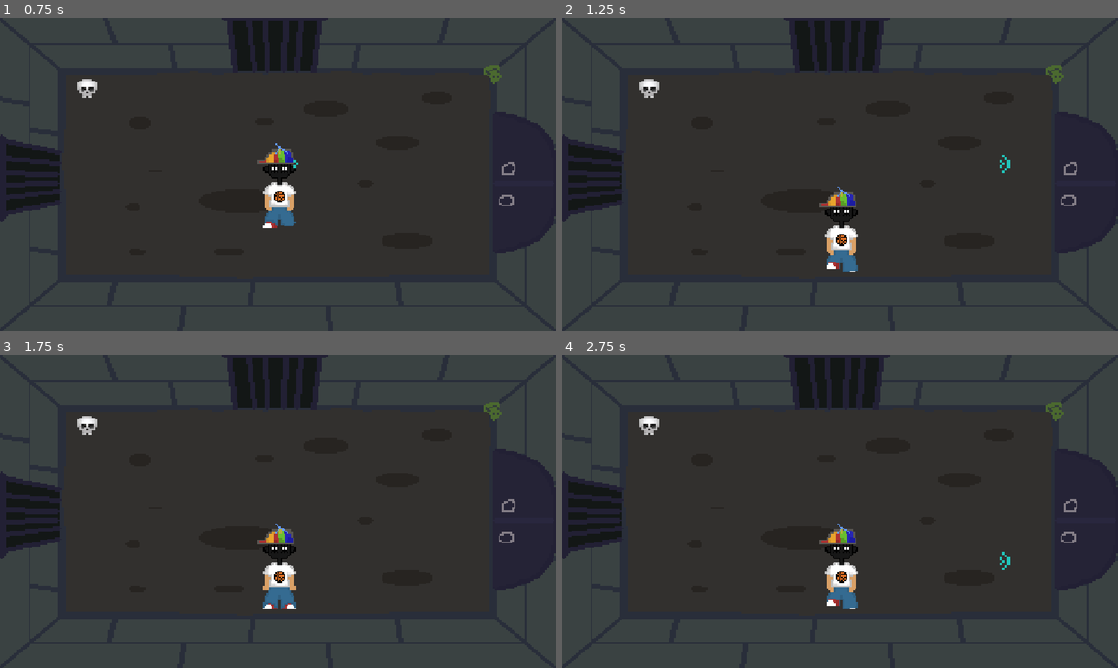
Above: before the commit, frames 1-4 (two rows, left to right).
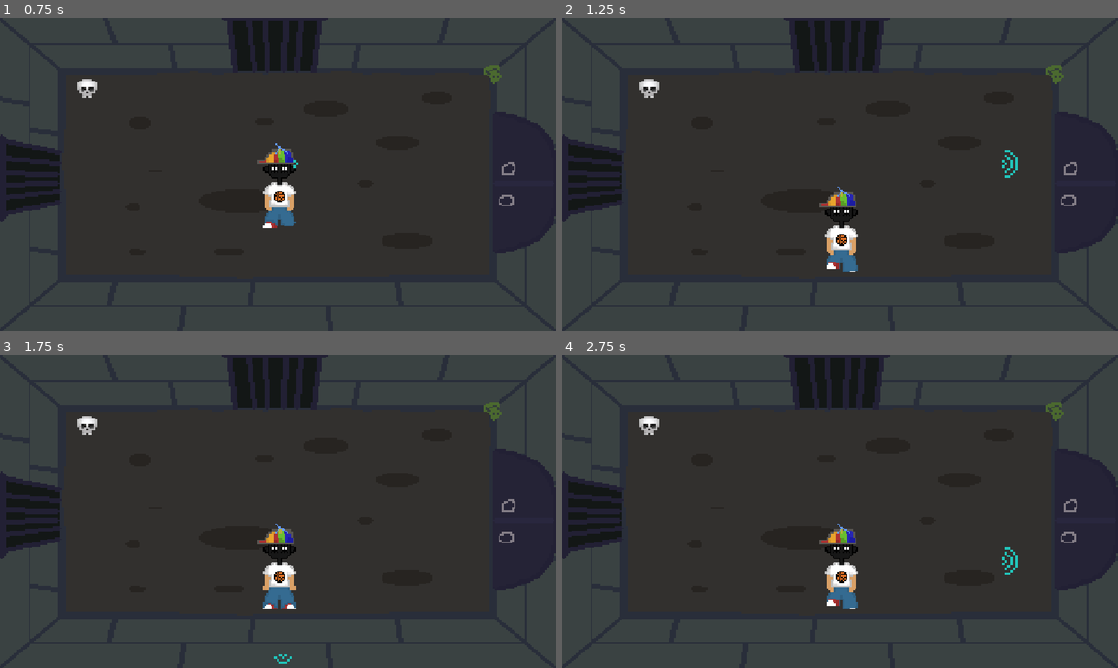
Above: after the commit, the same moments.

Repository: Skeleblob/BraveMathie
Game: Godot game, scene res://SpriteSheets/game/main.tscn
The game is run twice, just before and just after one commit, with the same random seed, the same clock (stepped at 60 frames per second) and the same inputs.
Inputs:
- Up to frame 1 (0.75 s): tap Enter at 0.5 s; hold Right (shoot_right) from 0.53 s (still down); hold S (walk_front) from 0.53 s (still down)
- Up to frame 2 (1.25 s): keep holding Right (shoot_right); keep holding S (walk_front)
- Up to frame 3 (1.75 s): release Right (shoot_right) at 1.28 s; release S (walk_front) at 1.28 s; hold Down (shoot_down) from 1.28 s (still down); tap S (walk_front) at 1.35 s
- Up to frame 4 (2.75 s): release Down (shoot_down) at 2.03 s; hold Right (shoot_right) from 2.03 s (still down); hold S (walk_front) from 2.03 s (still down)

Frame 1 is identical in both runs. In frame 2, 0.1% of the frame differs, in the area x 78-82%, y 42-52%; in frame 3, less than 0.1%; in frame 4, 0.1%.

Commit message:
fixed player not being able to shoot down
the title

Diff:
--- a/brave-mathie/SpriteSheets/game/Player.tscn
+++ b/brave-mathie/SpriteSheets/game/Player.tscn
@@ -281,7 +281,6 @@
 height = 24.0
 
 [node name="player" type="CharacterBody2D" unique_id=548740340]
-collision_layer = 3
 script = ExtResource("1_6n8kb")
 
 [node name="AnimatedSprite2D" type="AnimatedSprite2D" parent="." unique_id=1244601679]
--- a/brave-mathie/SpriteSheets/game/player_attack.tscn
+++ b/brave-mathie/SpriteSheets/game/player_attack.tscn
@@ -233,4 +233,3 @@
 sprite_frames = SubResource("SpriteFrames_lg3vi")
 animation = &"up_right"
 autoplay = "left"
-speed_scale = 0.5
